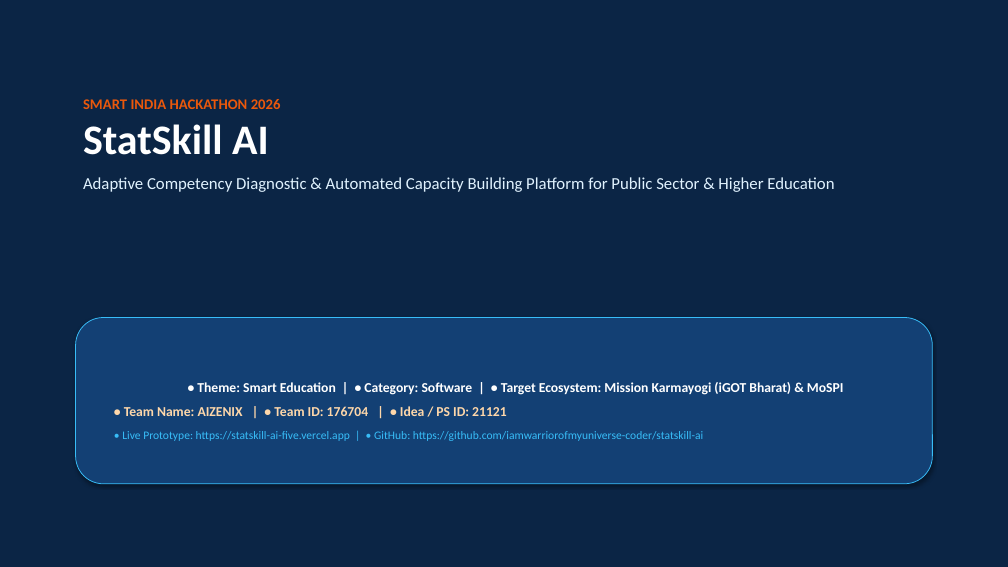
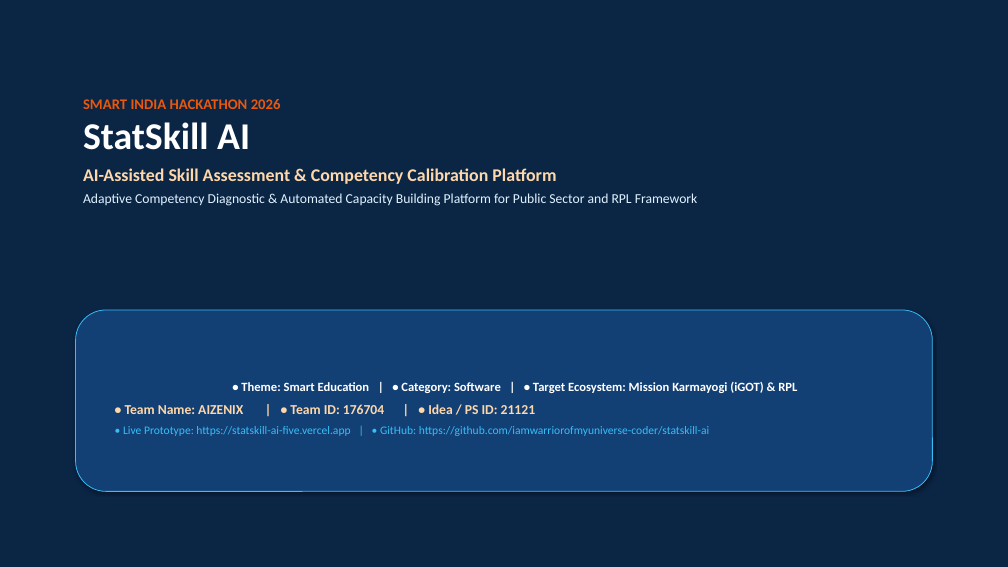
Before and after one commit to iamwarriorofmyuniverse-coder/statskill-ai, a slide deck: slide 1 of SIH_PPT_AIZENIX_176704.pptx. Drawn at 1008x567 pixels with LibreOffice and Linux fonts; fonts in the diff are those of the drawing. Boxes give left, top, right and bottom in pixels: in the first picture for what was removed or moved away, otherwise in the second. Text is boxed around its words. In the diff, an @@ line names an element or a change of style, - is before the commit and + after.

Commit message:
docs: finalize slide text & pptx with Idea ID 21121 and RPL title

```diff
--- a/SIH_PPT_AIZENIX_176704.pptx
+++ b/SIH_PPT_AIZENIX_176704.pptx
@@ text at box(83, 122, 250, 150): size 40 to 36 pt in "StatSkill AI"; less space between paragraphs @@
@@ text at box(83, 168, 698, 206): text changed; size 16 to 13 pt @@
-Adaptive Competency Diagnostic & Automated Capacity Building Platform for Public Sector & Higher Education
+AI-Assisted Skill Assessment & Competency Calibration Platform
+Adaptive Competency Diagnostic & Automated Capacity Building Platform for Public Sector and RPL Framework
@@ rounded rectangle "• Theme: Smart Education | ...": place and size @@
-rounded rectangle "• Theme: Smart Education | ..." at box(76, 318, 932, 484)
+rounded rectangle "• Theme: Smart Education | ..." at box(76, 310, 932, 492)
@@ text in rounded rectangle at box(241, 382, 797, 393): text changed; size 13 to 12 pt @@
-• Theme: Smart Education | • Category: Software | • Target Ecosystem: Mission Karmayogi (iGOT Bharat) & MoSPI
+• Theme: Smart Education | • Category: Software | • Target Ecosystem: Mission Karmayogi (iGOT) & RPL
@@ text in rounded rectangle at box(125, 404, 536, 414): less space between paragraphs @@
```
Also in this commit, not shown: 2 other files.
